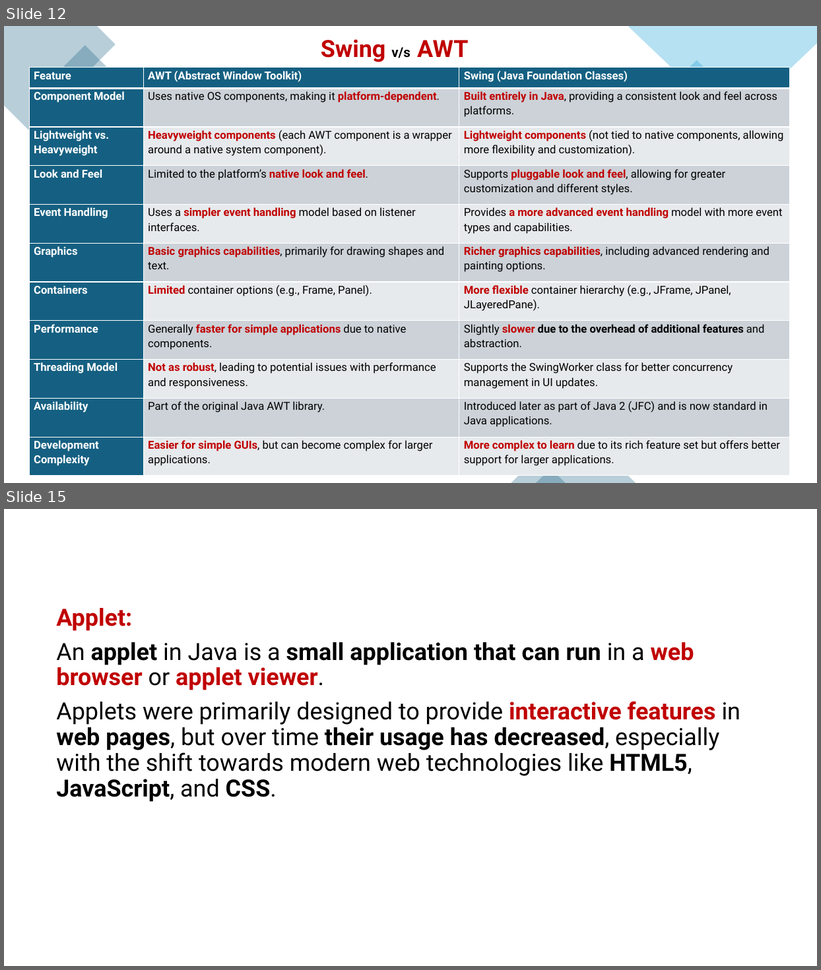
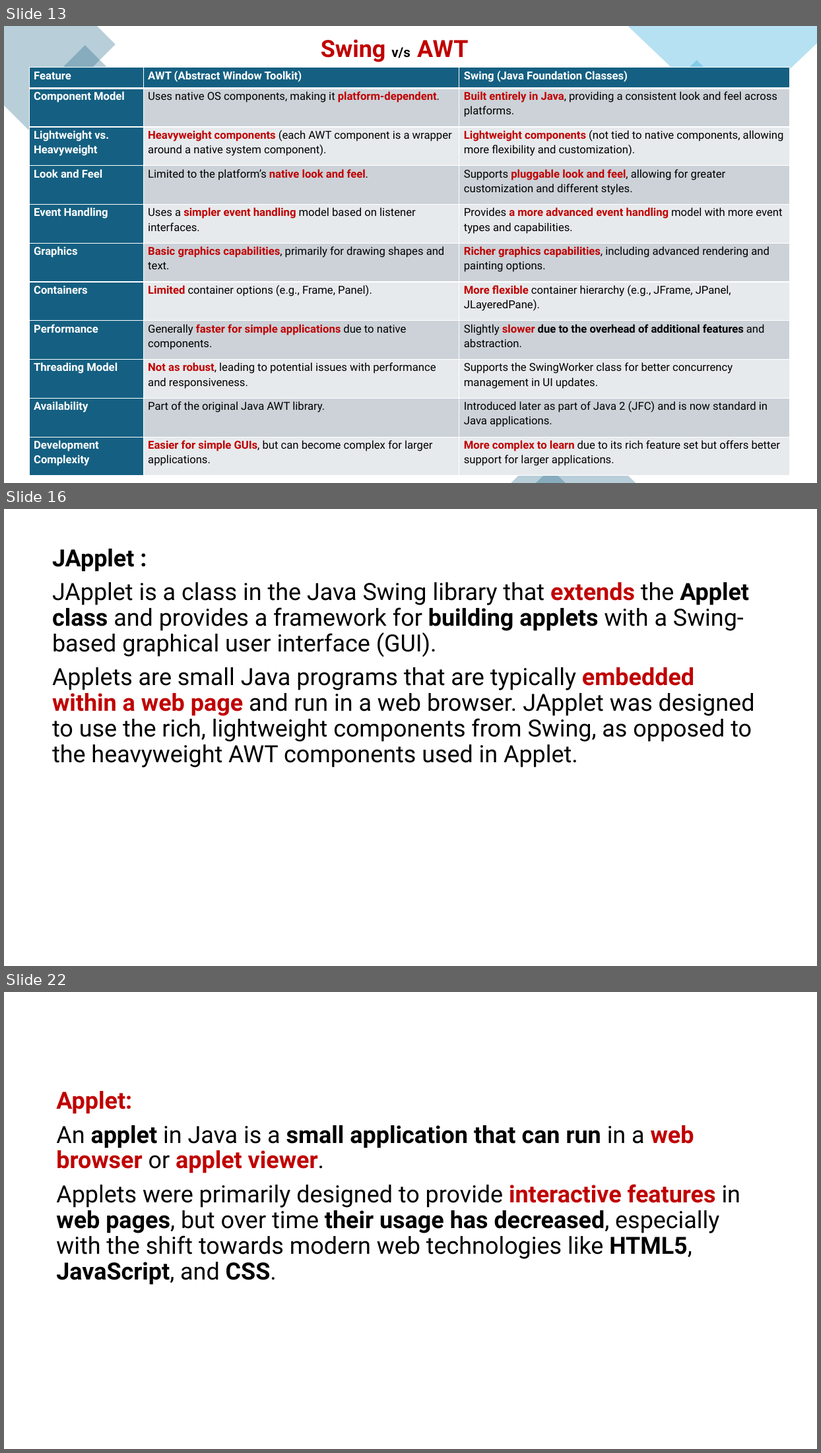
Before and after one commit to PRAMOD-VISHNU-NAIK/MCA-2nd-Sem-Shridevi-College, a slide deck: Theory Class-Notes/Complete Syllabus and Notes/Module-5 GUI and Applet.pptx. Shown one above the other, each under a label of ours: slides 12 and 15 before the commit, slides 13, 16 and 22 after it; the slides between them are not shown. The pictures are 821x970 and 821x1453 pixels, drawn with LibreOffice and Linux fonts; fonts in the diff are those of the drawing. Boxes give left, top, right and bottom in pixels: in the first picture for what was removed or moved away, otherwise in the second. Text is boxed around its words. In the diff, an @@ line names an element or a change of style, - is before the commit and + after.

```diff
--- a/Theory Class-Notes/Complete Syllabus and Notes/Module-5 GUI and Applet.pptx
+++ b/Theory Class-Notes/Complete Syllabus and Notes/Module-5 GUI and Applet.pptx
@@ slide 16 added at box(4, 509, 817, 966), background #FFFFFF @@
@@ text added at box(52, 549, 755, 768), 28 pt, text #000000 @@
+JApplet :
+JApplet is a class in the Java Swing library that extends the Applet class and provides a framework for building applets with a Swing-based graphical user interface (GUI).
+Applets are small Java programs that are typically embedded within a web page and run in a web browser. JApplet was designed to use the rich, lightweight components from Swing, as opposed to the heavyweight AWT components used in Applet.
@@ what was slide 12 is now slide 13 @@
@@ what was slide 15 is now slide 22 @@
```
Also in this commit, not shown: 1 slide changed, 4 other slides added, 1 slide removed, 6 other files.
